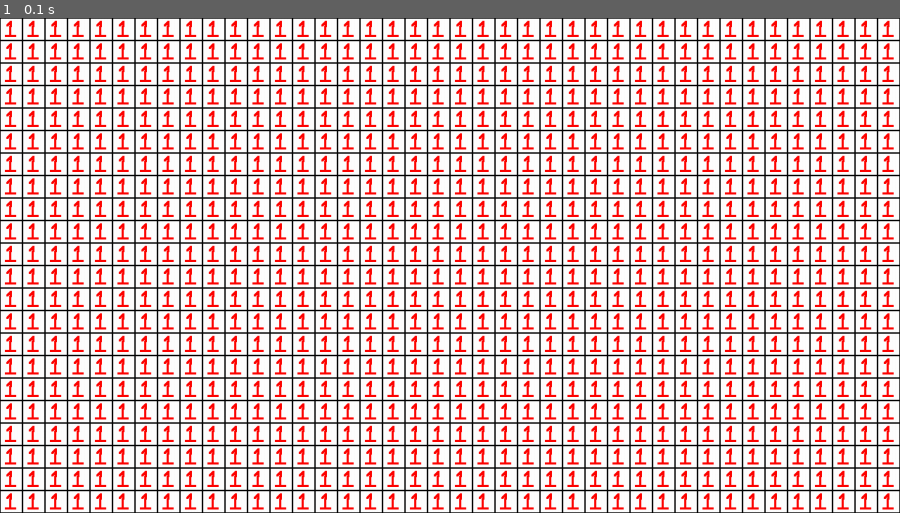
Above: before the commit, frame 1.
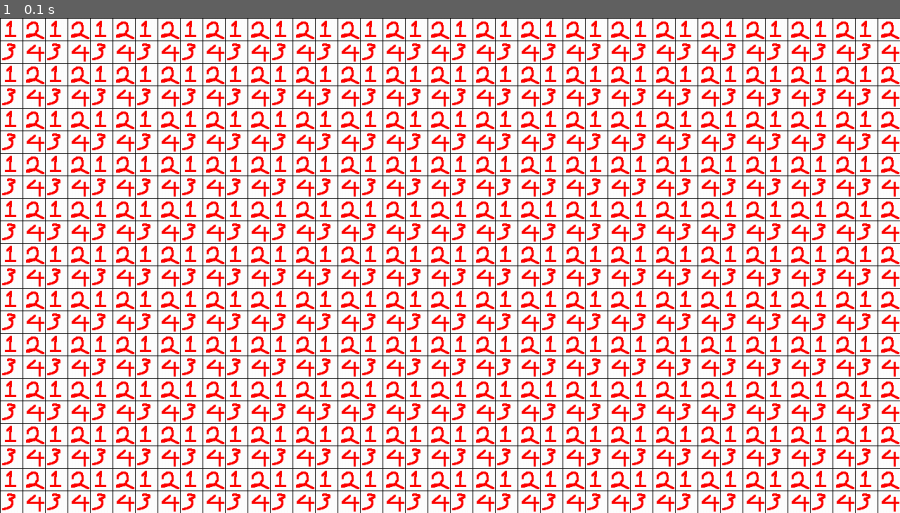
Above: after the commit, the same moment.

Repository: MaundyMoo/Coursework
Game: pygame game, started from Main.py
Two runs of this game, one before a commit and one after it. Both use one fixed random seed, a clock stepped at 60 frames per second and the inputs below.
Inputs:
- Up to frame 1 (0.1 s): no input

The runs differ from the first frame. In frame 1, 35% of the frame differs, in the area x 0-100%, y 0-100%.

Commit message:
Fixes to spritesheet

Diff:
--- a/Image.py
+++ b/Image.py
@@ -19,6 +19,7 @@
         #Allows me to access the alpha channel which will be necessary later for when I need to remove colours
         self.sheet = self.sheet.convert('RGBA')
         self.spriteMap = self.getSpriteTiles()
+        print(self.spriteMap)
         self.sheet.close()
 
     #Returns a list of every sprite on the sheet,
@@ -31,9 +32,9 @@
         width, height = self.sheet.size
         pixelmap = [pixels[i * width:
             (i+1) * width] for i in range(height)]
-        for y in range(0, int(len(pixels) / self.spriteSize) + 1):
+        for y in range(0, int(len(pixelmap) / self.spriteSize) + 1):
             row = []
-            for x in range(0, int(len(pixels[0]) / self.spriteSize) + 1):
+            for x in range(0, int(len(pixelmap[0]) / self.spriteSize) + 1):
                 sprite = self.sheet.crop((x * self.spriteSize,y * self.spriteSize,(x * self.spriteSize)+self.spriteSize,(y * self.spriteSize)+self.spriteSize))
                 row.append(sprite)
             sprites.append(row)
--- a/Scenes.py
+++ b/Scenes.py
@@ -22,7 +22,7 @@
         for y in range(0, int(HEIGHT/Constants.TILESIZE)):
             for x in range(0, int(WIDTH/Constants.TILESIZE)):
                 self.TileMap.append(Tiles.Tile(gridPos = (x, y),
-                                    sprite = self.spritesheet.returnSprite(0, 0), collision = False))
+                                    sprite = self.spritesheet.returnSprite(x % 2, y % 2), collision = False))
     def ProcessInputs(self, events, pressedKeys):
         for event in events:
             if event.type == pygame.KEYDOWN:
Binary file changed: res/testSheet.png
